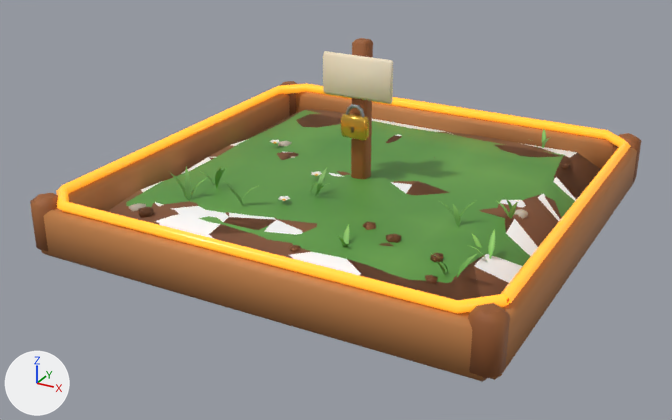
A saved change to the glTF model client/assets/farm/models/bed.glb.
One viewpoint serves both versions: a camera (50 mm lens) standing at (1.4, -2.74, 1.35) and looking at (-0.03, -0.13, 0.05). Every picture has the same lights, and +X, +Y and +Z are marked at lower left. The first picture is the older version. Vertices at exactly the same position are counted once.

The first picture shows 'bed_dug', 'bed_empty', 'bed_frame', 'bed_lock', 'bed_ripe_rim', 'bed_turf', 'bed_wet'.
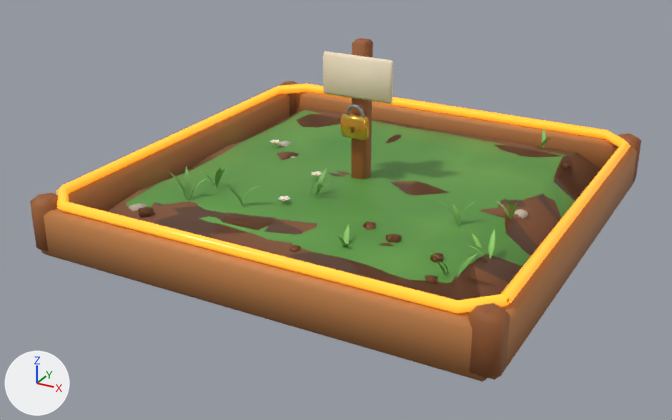
Where the change shows, as pixel boxes [x1, y1, x2, y2] in the pictures (672 x 420 px):
part 1 of me_bed_wet, recoloured: [141, 119, 577, 283] in both

What changed in the scene script:
```text
Change me_bed_wet:
    where me_bed_wet.from_pydata(...)  # 258 vertices, 440 faces; spans x -0.738..0.737, y -0.737..0.738, z 0.026..0.155
    used by ob_bed_wet; location = (0.0, 0.0, 0.0)
    me_bed_wet part 1: 380 faces centred in x -0.693..0.707, y -0.716..0.716, z 0.03..0.15 are repainted in the vertex colours; the middle colour goes from white #ffffff to brown #472b1d
```
